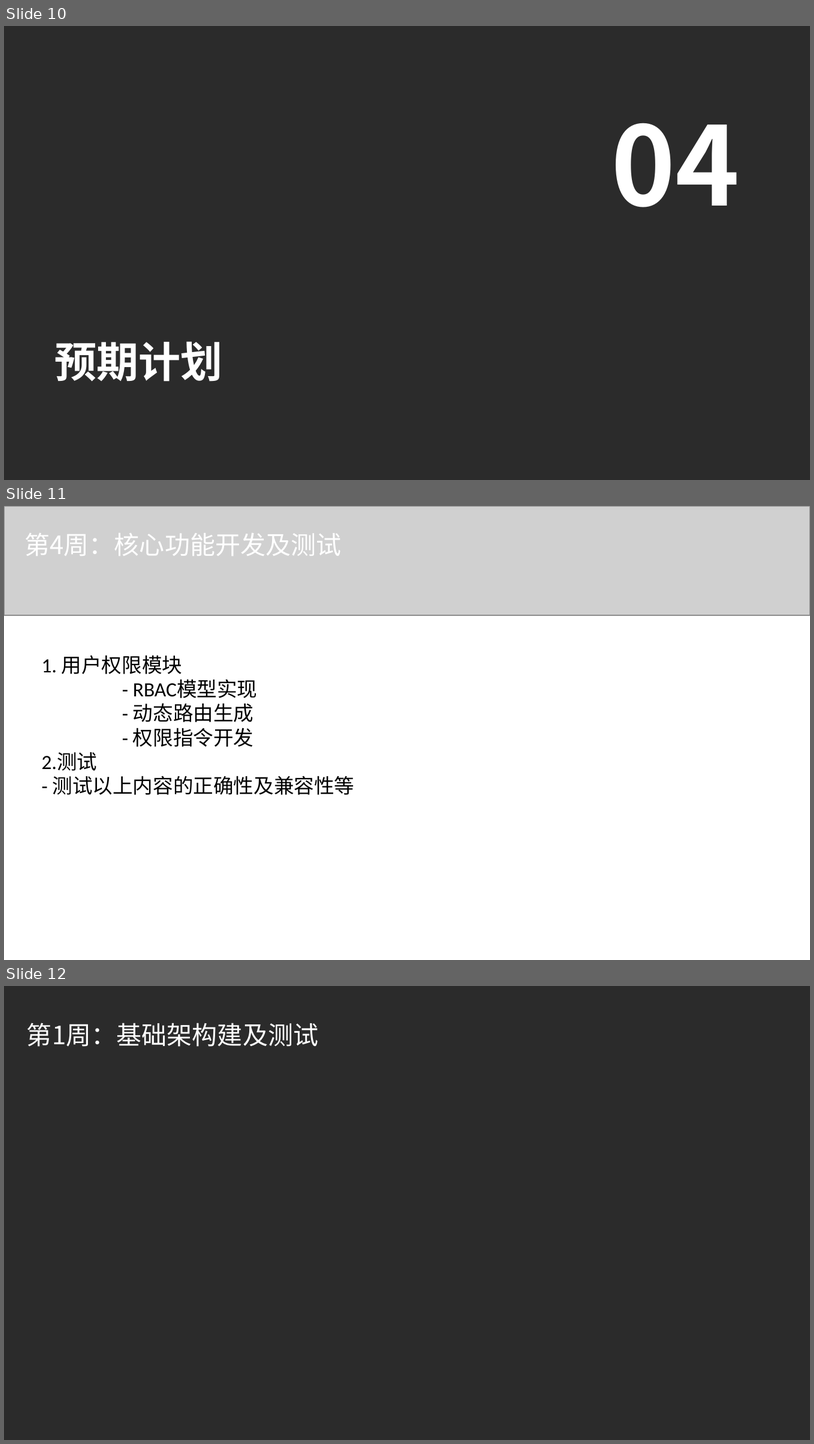
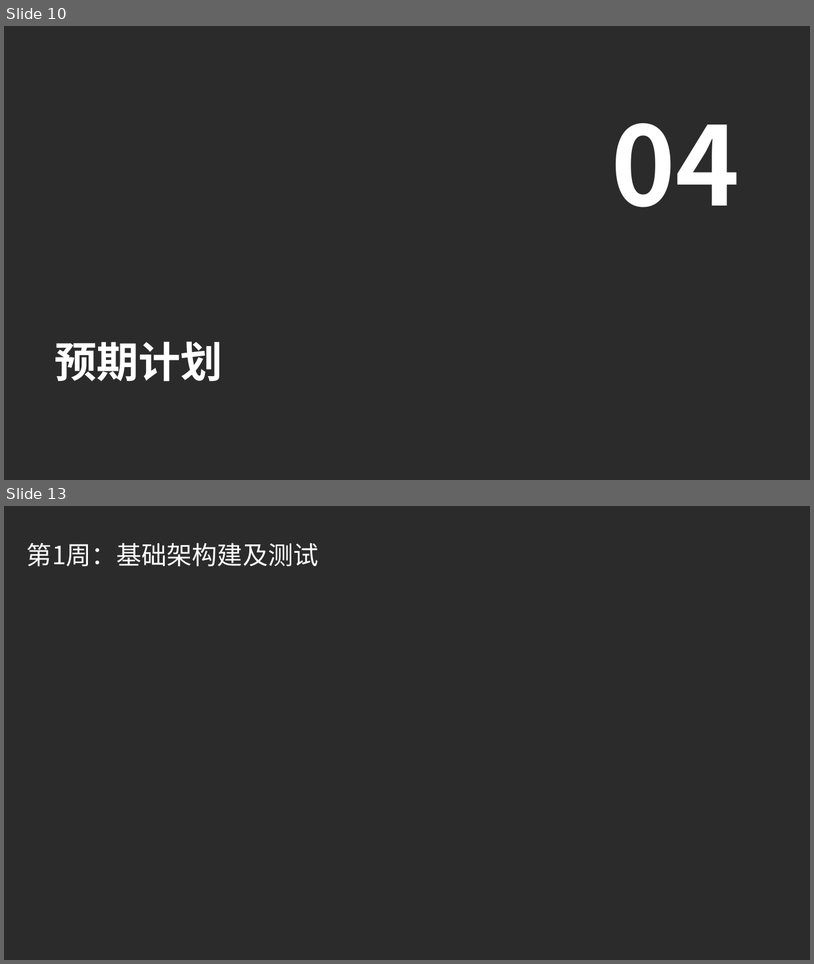
Before and after one commit to qinran6/vue-ego1, a slide deck: 3组_商城后台管理系统_中期报告.pptx. Shown one above the other, each under a label of ours: slides 10, 11 and 12 before the commit, slides 10 and 13 after it; the slides between them are not shown. The pictures are 814x1444 and 814x964 pixels, drawn with LibreOffice and Linux fonts; fonts in the diff are those of the drawing; grey boxes stand for pictures; background and template pictures are left out; a plain dark background stands for a picture behind light text. Boxes give left, top, right and bottom in pixels: in the first picture for what was removed or moved away, otherwise in the second. Text is boxed around its words. In the diff, an @@ line names an element or a change of style, - is before the commit and + after.

```diff
--- a/3组_商城后台管理系统_中期报告.pptx
+++ b/3组_商城后台管理系统_中期报告.pptx
@@ slide 11 removed at (4, 506, 810, 960), background #FFFFFF @@
@@ picture removed at (4, 506, 810, 615) @@
@@ text removed at (24, 533, 341, 556) @@
-第4周：核心功能开发及测试
@@ text removed at (42, 655, 354, 795) @@
-1. 用户权限模块
-- RBAC模型实现
-- 动态路由生成
-- 权限指令开发
-2.测试
-- 测试以上内容的正确性及兼容性等
@@ what was slide 12 is now slide 13 @@
```
Also in this commit, not shown: 2 slides changed, 1 slide added, 1 other slide removed.
